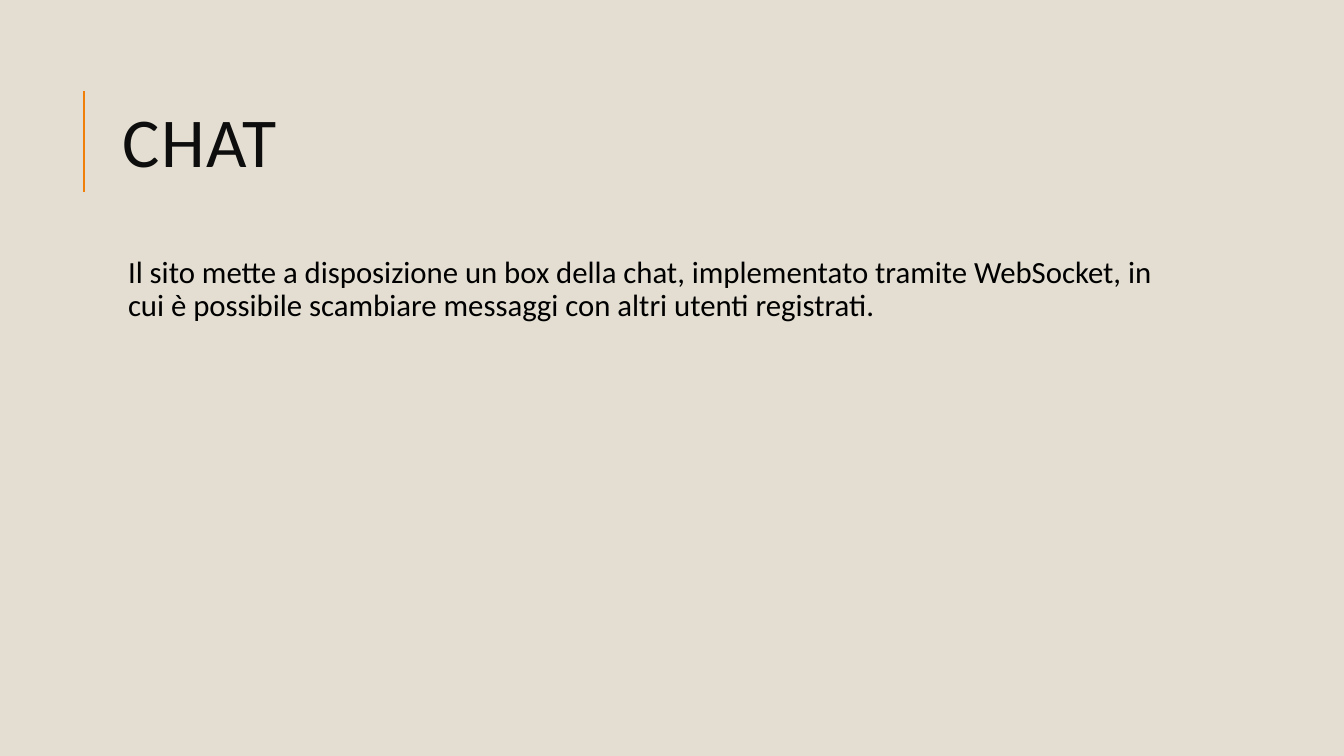
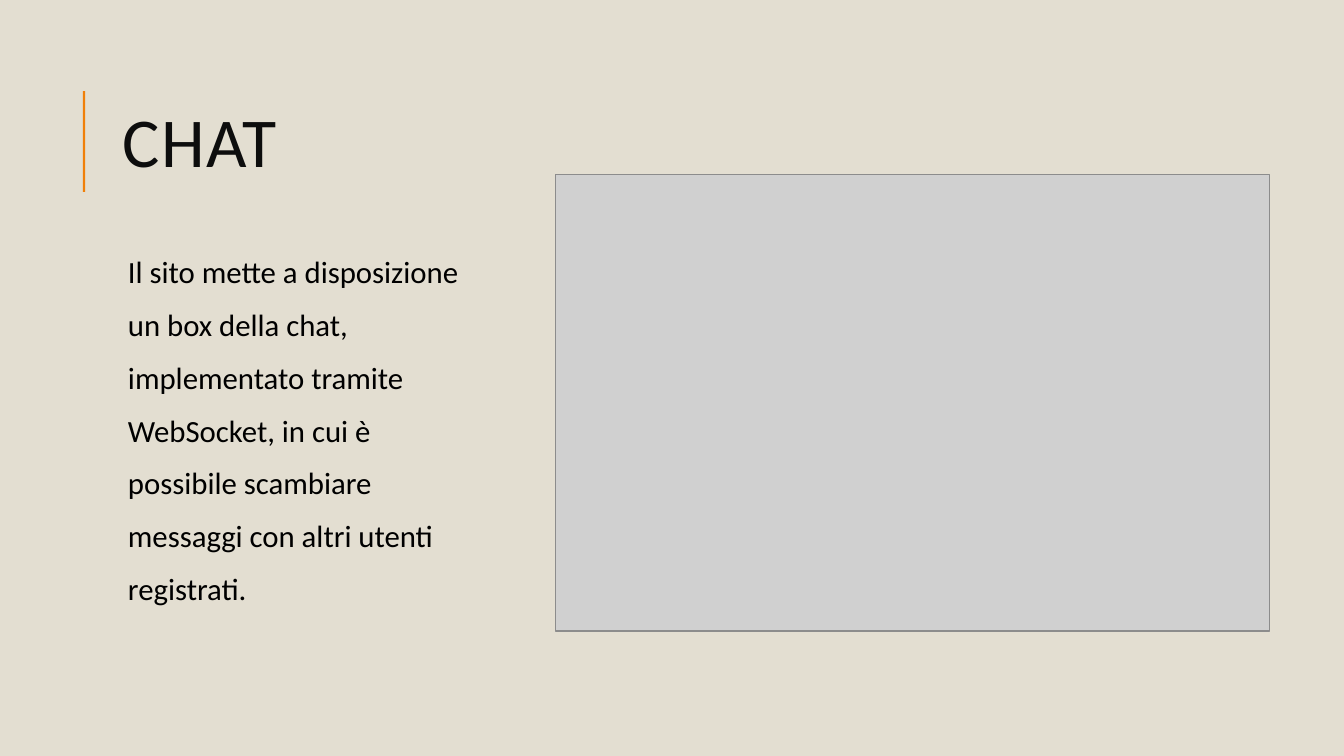
Before and after one commit to akaton97/progetto-RC, a slide deck: slide 7 of Presentazione MovieKraken.pptx (slide 9 before the commit). Drawn at 1344x756 pixels with LibreOffice and Linux fonts; fonts in the diff are those of the drawing; grey boxes stand for pictures. Boxes give left, top, right and bottom in pixels: in the first picture for what was removed or moved away, otherwise in the second. Text is boxed around its words. In the diff, an @@ line names an element or a change of style, - is before the commit and + after.

```diff
--- a/Presentazione MovieKraken.pptx
+++ b/Presentazione MovieKraken.pptx
@@ text "CHAT" at [123, 121, 277, 168]: letter spacing 1 to 0.9 pt @@
@@ picture added at [556, 174, 1270, 631] @@
@@ text at [128, 261, 458, 606]: text changed @@
-  Il sito mette a disposizione un box della chat, implementato tramite WebSocket, in cui è possibile scambiare messaggi con altri utenti registrati.
+  Il sito mette a disposizione
+  un box della chat,
+  implementato tramite
+  WebSocket, in cui è
+  possibile scambiare
+  messaggi con altri utenti
+  registrati.
```
Also in this commit, not shown: 5 other slides changed, 1 slide added, 4 slides removed, 2 other files.
